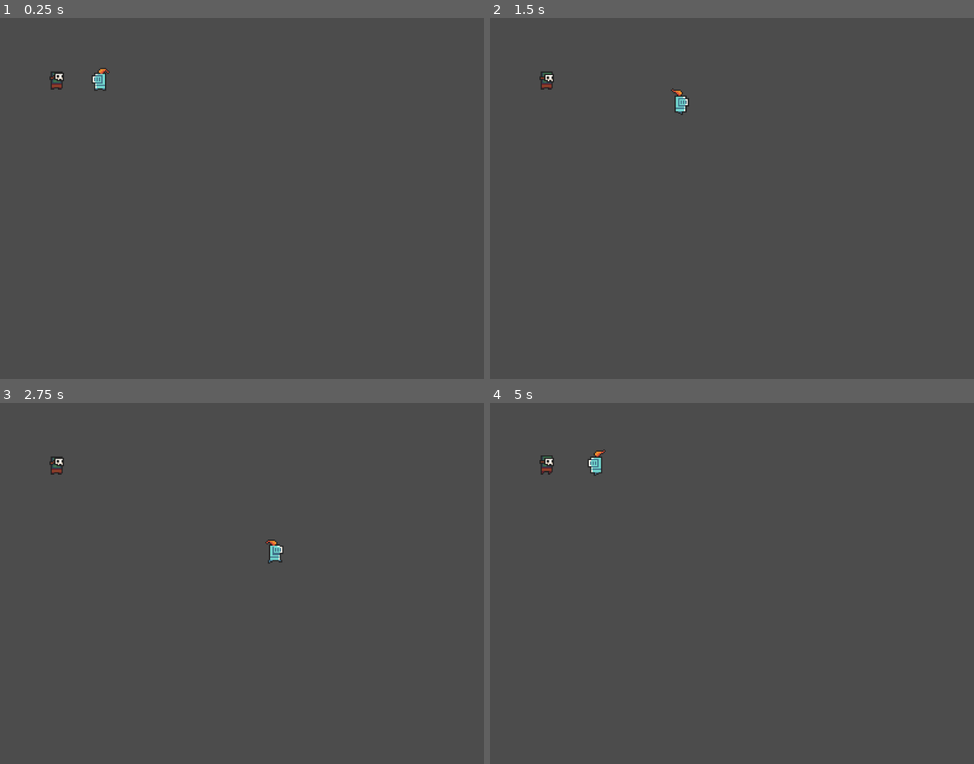
Above: before the commit, frames 1-4 (two rows, left to right).
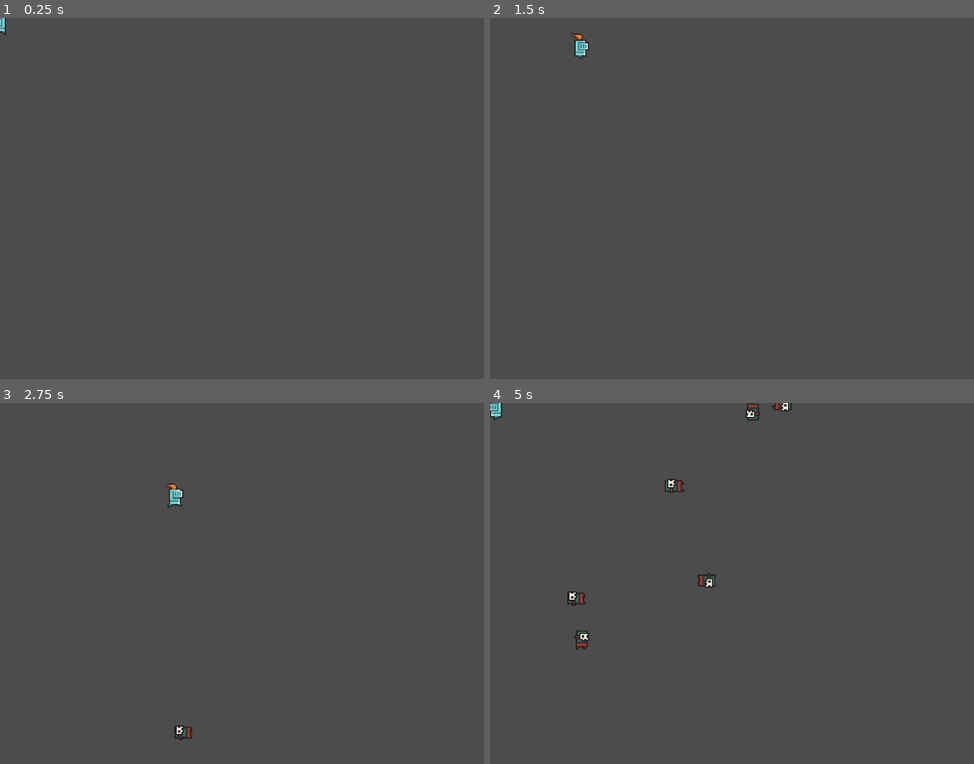
Above: after the commit, the same moments.

Repository: keatonfs/calhacks2022
Game: Godot game, scene res://MobTest.tscn
Same seed, same stepped clock (60 frames per second), same inputs: the game is played once before the commit and once after it. This scene is started directly instead of the project's main scene.
Inputs:
- Up to frame 1 (0.25 s): no input
- Up to frame 2 (1.5 s): hold D (right) 0.53-1.28 s; hold S (down) from 1.28 s (still down)
- Up to frame 3 (2.75 s): release S (down) at 2.03 s; hold D (right) from 2.03 s (still down)
- Up to frame 4 (5 s): release D (right) at 2.78 s; hold W (up) 2.78-3.53 s; hold A (left) from 3.53 s (still down)

The runs differ from the first frame. In frame 1, 0.3% of the frame differs, in the area x 0-23%, y 0-21%; in frame 2, 0.4%; in frame 3, 0.6%; in frame 4, 1.1%, in the area x 0-63%, y 0-69%.

Commit message:
mob spawning

Diff:
--- a/Announcer.tscn
+++ b/Announcer.tscn
@@ -12,7 +12,7 @@
 margin_bottom = 138.0
 text = "Generate"
 
-[node name="RichTextLabel" type="RichTextLabel" parent="."]
+[node name="RichTextLabel" type="TextEdit" parent="."]
 margin_left = 56.0
 margin_top = 70.0
 margin_right = 173.0
--- a/Mob.tscn
+++ b/Mob.tscn
@@ -26,23 +26,19 @@
 "speed": 5.0
 } ]
 
-[node name="Node2D" type="Node2D"]
-
-[node name="Mob" type="RigidBody2D" parent="."]
+[node name="Mob" type="RigidBody2D"]
 gravity_scale = 0.0
 script = ExtResource( 9 )
 
-[node name="CollisionShape2D" type="CollisionShape2D" parent="Mob"]
+[node name="CollisionShape2D" type="CollisionShape2D" parent="."]
 position = Vector2( 2.5, 4 )
 shape = SubResource( 1 )
 
-[node name="AnimatedSprite" type="AnimatedSprite" parent="Mob"]
+[node name="AnimatedSprite" type="AnimatedSprite" parent="."]
 scale = Vector2( 2, 2 )
 frames = SubResource( 2 )
 animation = "Idle"
 
-[node name="VisibilityNotifier2D" type="VisibilityNotifier2D" parent="Mob"]
+[node name="VisibilityNotifier2D" type="VisibilityNotifier2D" parent="."]
 position = Vector2( 2.5, 4 )
 scale = Vector2( 1.15, 1.6 )
-
-[connection signal="screen_exited" from="Mob/VisibilityNotifier2D" to="Mob" method="_on_VisibilityNotifier2D_screen_exited"]
--- a/MobTest.tscn
+++ b/MobTest.tscn
@@ -1,12 +1,36 @@
-[gd_scene load_steps=3 format=2]
+[gd_scene load_steps=5 format=2]
 
 [ext_resource path="res://Player.tscn" type="PackedScene" id=1]
 [ext_resource path="res://Mob.tscn" type="PackedScene" id=2]
+[ext_resource path="res://scripts/MobTest.gd" type="Script" id=3]
 
-[node name="Node2D" type="Node2D"]
+[sub_resource type="Curve2D" id=1]
+_data = {
+"points": PoolVector2Array( 0, 0, 0, 0, -2, -1, 0, 0, 0, 0, 540, 0, 0, 0, 0, 0, 547, 600, 0, 0, 0, 0, -1, 596, 0, 0, 0, 0, -2, -1 )
+}
+
+[node name="Main" type="Node2D"]
+script = ExtResource( 3 )
+mob_scene = ExtResource( 2 )
 
 [node name="Player" parent="." instance=ExtResource( 1 )]
 position = Vector2( 166, 93 )
 
-[node name="Mob" parent="." instance=ExtResource( 2 )]
-position = Vector2( 92, 99 )
+[node name="MobTimer" type="Timer" parent="."]
+wait_time = 0.5
+
+[node name="StartTimer" type="Timer" parent="."]
+wait_time = 2.0
+one_shot = true
+
+[node name="StartPos" type="Position2D" parent="."]
+
+[node name="MobPath" type="Path2D" parent="."]
+curve = SubResource( 1 )
+
+[node name="MobPathSampler" type="PathFollow2D" parent="MobPath"]
+position = Vector2( -2, -1 )
+rotation = 0.00184503
+
+[connection signal="timeout" from="MobTimer" to="." method="_on_MobTimer_timeout"]
+[connection signal="timeout" from="StartTimer" to="." method="_on_StartTimer_timeout"]
--- a/Player.tscn
+++ b/Player.tscn
@@ -26,18 +26,17 @@
 [sub_resource type="RectangleShape2D" id=2]
 extents = Vector2( 6, 8 )
 
-[node name="Node2D" type="Node2D"]
-
-[node name="Player" type="KinematicBody2D" parent="."]
-scale = Vector2( 2, 2 )
+[node name="Node2D" type="KinematicBody2D"]
 script = ExtResource( 10 )
 
-[node name="AnimatedSprite" type="AnimatedSprite" parent="Player"]
+[node name="AnimatedSprite" type="AnimatedSprite" parent="."]
+scale = Vector2( 2, 2 )
 frames = SubResource( 3 )
 animation = "idle"
-frame = 2
+frame = 3
 playing = true
 
-[node name="CollisionShape2D" type="CollisionShape2D" parent="Player"]
-position = Vector2( 1, 6 )
+[node name="CollisionShape2D" type="CollisionShape2D" parent="."]
+position = Vector2( 2, 12 )
+scale = Vector2( 2, 2 )
 shape = SubResource( 2 )
--- a/scripts/Mob.gd
+++ b/scripts/Mob.gd
@@ -6,9 +6,5 @@
 func _ready():
 	_animated_sprite.play("Idle")
 
-# Called every frame. 'delta' is the elapsed time since the previous frame.
-#func _process(delta):
-#	pass
-
 func _on_VisibilityNotifier2D_screen_exited():
 	queue_free()
--- /dev/null
+++ b/scripts/MobTest.gd
@@ -0,0 +1,32 @@
+extends Node2D
+
+export (PackedScene) var mob_scene
+
+# Declare member variables here. Examples:
+# var a = 2
+# var b = "text"
+
+
+# Called when the node enters the scene tree for the first time.
+func _ready():
+	randomize()
+	$Player.position = $StartPos.position
+	$StartTimer.start()
+
+func end_game():
+	$MobTimer.stop()
+
+func _on_MobTimer_timeout():
+	var orc = mob_scene.instance()
+	var orc_spawn_node = get_node("MobPath/MobPathSampler")
+	var velocity = Vector2(rand_range(150.0, 250.0), 0)
+
+	orc_spawn_node.offset = randi()
+
+	orc.position = orc_spawn_node.position
+	orc.rotation = orc_spawn_node.rotation + PI / 2
+	orc.linear_velocity = velocity.rotated(orc.rotation)
+	add_child(orc)
+
+func _on_StartTimer_timeout():
+	$MobTimer.start()
--- a/scripts/Narrator.gd
+++ b/scripts/Narrator.gd
@@ -6,6 +6,7 @@
 # var b = "text"
 
 onready var _http = $HTTPRequest
+onready var _text = $RichTextLabel
 
 
 # Called when the node enters the scene tree for the first time.
@@ -17,4 +18,4 @@
 
 func _on_HTTPRequest_request_completed(result, response_code, headers, body):
 	var json = JSON.parse(body.get_string_from_utf8())
-	print(json.result)
+	_text.text = JSON.print(json.result)
